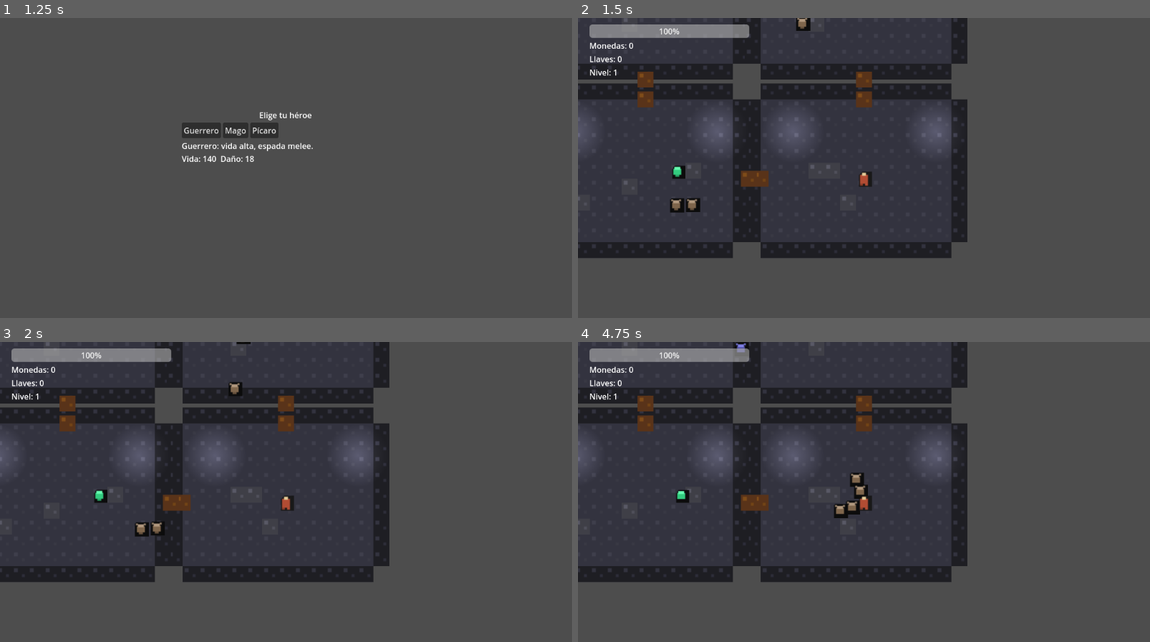
Above: before the commit, frames 1-4 (two rows, left to right).
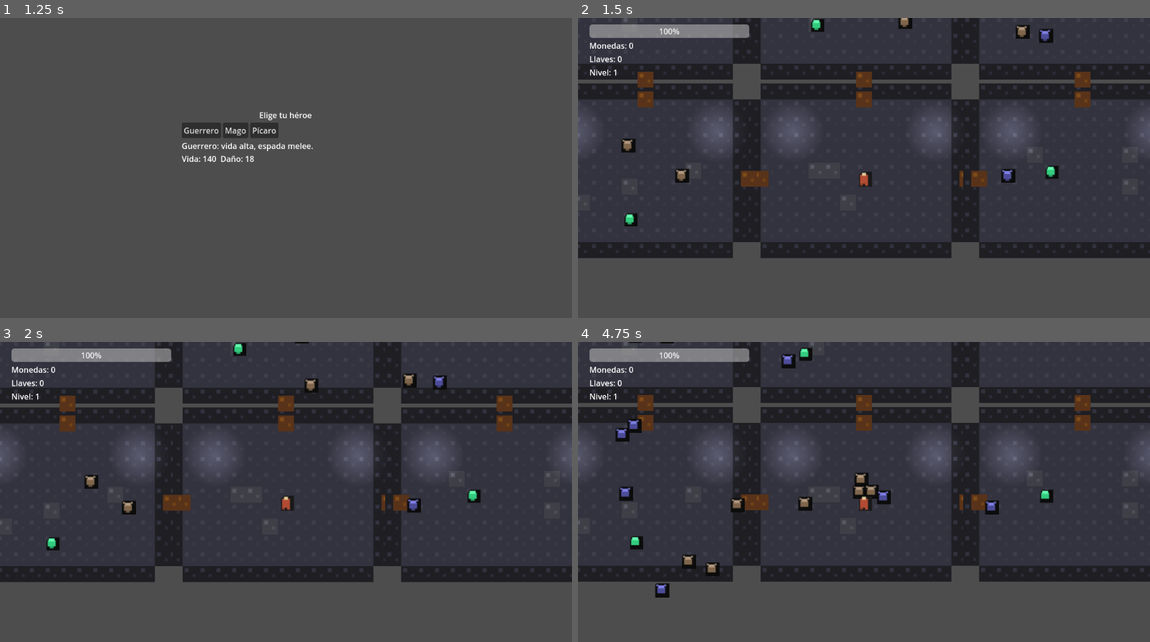
Above: after the commit, the same moments.

Repository: pabloxtoon-byte/lacebolla
Game: Godot game, scene res://Scenes/MainMenu.tscn
Two runs of this game, one before a commit and one after it. Both use one fixed random seed, a clock stepped at 60 frames per second and the inputs below.
Inputs (mouse positions are in pixels of both pictures, inside the frame that each line leads up to):
- Up to frame 1 (1.25 s): click "Jugar" at 0.5 s
- Up to frame 2 (1.5 s): click "Guerrero" at 1.25 s
- Up to frame 3 (2 s): no input
- Up to frame 4 (4.75 s): move the mouse to (989, 486) at 2.02 s; move the mouse to (749, 519) at 2.77 s; move the mouse to (921, 432) at 3.52 s; move the mouse to (835, 567) at 4.27 s

Frame 1 is identical in both runs. In frame 2, 21% of the frame differs, in the area x 7-100%, y 0-80%; in frame 3, 21%; in frame 4, 22%, in the area x 0-100%, y 0-86%.

Commit message:
Add chest items, inventory slots, and more rooms

Diff:
--- a/Scenes/InventoryMenu.tscn
+++ b/Scenes/InventoryMenu.tscn
@@ -32,6 +32,7 @@
 
 [node name="Grid" type="GridContainer" parent="Panel/VBox"]
 columns = 5
+unique_name_in_owner = true
 
 [node name="Slot1" type="Panel" parent="Panel/VBox/Grid"]
 custom_minimum_size = Vector2(48, 48)
--- a/Scripts/Game.gd
+++ b/Scripts/Game.gd
@@ -64,7 +64,7 @@
 func _generate_dungeon() -> void:
 	rooms.clear()
 	_clear_children(world)
-	var coords: Array[Vector2i] = _random_walk_rooms(8)
+	var coords: Array[Vector2i] = _random_walk_rooms(16)
 	var coord_set: Dictionary = {}
 	for c in coords:
 		coord_set[c] = true
@@ -135,7 +135,12 @@
 		chest.opened.connect(_on_chest_opened)
 
 func _on_chest_opened() -> void:
-	ui.show_message("Cofre abierto")
+	var item_name := GameState.get_random_item()
+	if GameState.add_item(item_name):
+		ui.show_message("Cofre abierto: %s" % item_name)
+	else:
+		ui.show_message("Mochila llena")
+		return
 	reward_select.show_rewards(GameState.get_random_perks())
 
 func _on_perk_selected(perk: Dictionary) -> void:
--- a/Scripts/GameState.gd
+++ b/Scripts/GameState.gd
@@ -18,6 +18,19 @@
 	{"id": "crit", "name": "+ Crítico", "desc": "+5% prob. crítico", "value": 0.05},
 ]
 
+const ITEM_POOL := [
+	"Poción pequeña",
+	"Bomba de humo",
+	"Flecha afilada",
+	"Anillo oxidado",
+	"Amuleto tenue",
+	"Libro antiguo",
+	"Daga curva",
+	"Runa chispeante",
+	"Escama dura",
+	"Talismán oscuro",
+]
+
 var selected_class: String = CLASS_WARRIOR
 var level: int = 1
 var xp: int = 0
@@ -26,6 +39,7 @@
 var keys: int = 0
 var stats := {}
 var crit_chance := 0.05
+var inventory: Array[String] = []
 
 func _ready() -> void:
 	reset_run()
@@ -38,6 +52,9 @@
 	keys = 0
 	crit_chance = 0.05
 	stats = BASE_STATS[selected_class].duplicate(true)
+	inventory = []
+	for i in range(10):
+		inventory.append("")
 
 func set_class(class_id: String) -> void:
 	selected_class = class_id
@@ -69,3 +86,13 @@
 			stats["attack_rate"] = max(0.1, stats["attack_rate"] + stats["attack_rate"] * perk.value)
 		"crit":
 			crit_chance += perk.value
+
+func get_random_item() -> String:
+	return ITEM_POOL.pick_random()
+
+func add_item(item_name: String) -> bool:
+	for i in range(inventory.size()):
+		if inventory[i] == "":
+			inventory[i] = item_name
+			return true
+	return false
--- a/Scripts/InventoryMenu.gd
+++ b/Scripts/InventoryMenu.gd
@@ -1,10 +1,21 @@
 extends Control
 
 @onready var stats_label: Label = %StatsLabel
+@onready var grid: GridContainer = %Grid
 
 func _ready() -> void:
 	visible = false
 	process_mode = Node.PROCESS_MODE_ALWAYS
+	_setup_slots()
+
+func _setup_slots() -> void:
+	for slot in grid.get_children():
+		var label := Label.new()
+		label.name = "ItemLabel"
+		label.horizontal_alignment = 1
+		label.vertical_alignment = 1
+		label.custom_minimum_size = Vector2(48, 48)
+		slot.add_child(label)
 
 func refresh() -> void:
 	var stats := GameState.stats
@@ -16,3 +27,10 @@
 		stats["attack_rate"],
 		int(GameState.crit_chance * 100.0)
 	]
+	for i in range(grid.get_child_count()):
+		var slot := grid.get_child(i)
+		var label := slot.get_node_or_null("ItemLabel") as Label
+		if not label:
+			continue
+		var item := GameState.inventory[i] if i < GameState.inventory.size() else ""
+		label.text = item
--- a/Scripts/Room.gd
+++ b/Scripts/Room.gd
@@ -93,10 +93,19 @@
 	for scene in enemy_scenes:
 		var enemy: Node2D = scene.instantiate()
 		add_child(enemy)
-		enemy.global_position = global_position + Vector2(randi_range(2, size.x - 2) * tile_size, randi_range(2, size.y - 2) * tile_size)
+		enemy.global_position = _find_spawn_position(player)
 		enemy.set_target(player)
 		enemy.died.connect(_on_enemy_died)
 		enemy_count += 1
+
+func _find_spawn_position(player: Node2D) -> Vector2:
+	var attempts := 10
+	var min_dist := float(tile_size * 4)
+	for i in range(attempts):
+		var pos := global_position + Vector2(randi_range(2, size.x - 2) * tile_size, randi_range(2, size.y - 2) * tile_size)
+		if not player or pos.distance_to(player.global_position) >= min_dist:
+			return pos
+	return global_position + Vector2(randi_range(2, size.x - 2) * tile_size, randi_range(2, size.y - 2) * tile_size)
 
 func _on_enemy_died() -> void:
 	enemy_count -= 1
